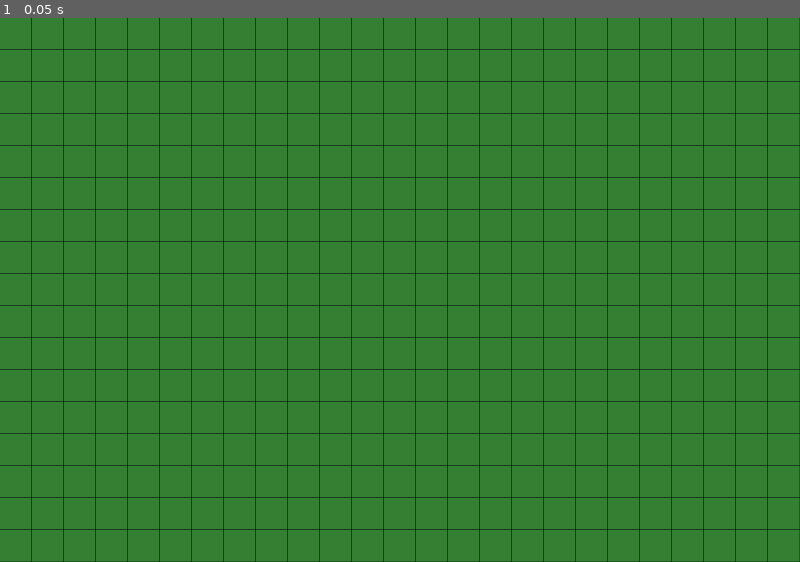
Above: before the commit, frame 1.
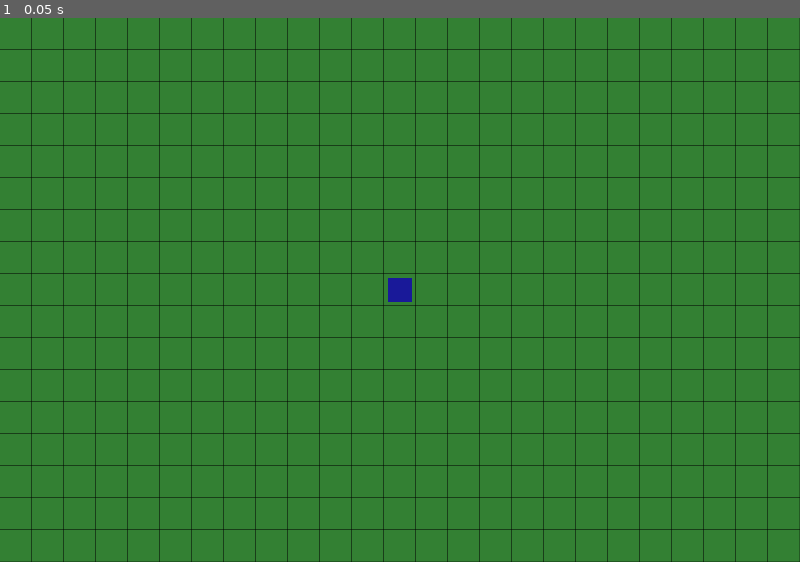
Above: after the commit, the same moment.

Repository: gabrielrheimer/classic-rpg-godot
Game: Godot game, scene res://scenes/game_map.tscn
Same seed, same stepped clock (60 frames per second), same inputs: the game is played once before the commit and once after it.
Inputs:
- Up to frame 1 (0.05 s): no input

The runs differ from the first frame. In frame 1, 0.1% of the frame differs, in the area x 48-52%, y 47-53%.

Commit message:
feat: adds and draws player node

Diff:
--- a/scenes/game_map.tscn
+++ b/scenes/game_map.tscn
@@ -1,7 +1,8 @@
-[gd_scene load_steps=3 format=3 uid="uid://cga02kyipqqgq"]
+[gd_scene load_steps=4 format=3 uid="uid://cga02kyipqqgq"]
 
 [ext_resource type="Script" uid="uid://belswghvk34m1" path="res://scripts/game_map.gd" id="1_gamemap"]
 [ext_resource type="Script" uid="uid://bqj7y67lowyqc" path="res://scripts/map_renderer.gd" id="2_renderer"]
+[ext_resource type="Script" path="res://scripts/player.gd" id="3_player"]
 
 [node name="GameMap" type="Node2D"]
 script = ExtResource("1_gamemap")
@@ -11,3 +12,6 @@
 
 [node name="Camera2D" type="Camera2D" parent="."]
 position = Vector2(400, 272)
+
+[node name="Player" type="Node2D" parent="."]
+script = ExtResource("3_player")
--- /dev/null
+++ b/scripts/player.gd
@@ -0,0 +1,12 @@
+extends Node2D
+
+const INSET = 4
+const COLOR_PLAYER = Color(0.1, 0.1, 0.6)
+
+func _draw() -> void:
+	var map_renderer = get_parent().get_node("MapRenderer")
+	var tile_size = map_renderer.TILE_SIZE
+	var draw_x = map_renderer.VIEW_RADIUS_X * tile_size + INSET
+	var draw_y = map_renderer.VIEW_RADIUS_Y * tile_size + INSET
+	var size = tile_size - INSET * 2
+	draw_rect(Rect2(draw_x, draw_y, size, size), COLOR_PLAYER)
Not shown, added: scripts/player.gd.uid
Not shown, changed: CHANGELOG.md
